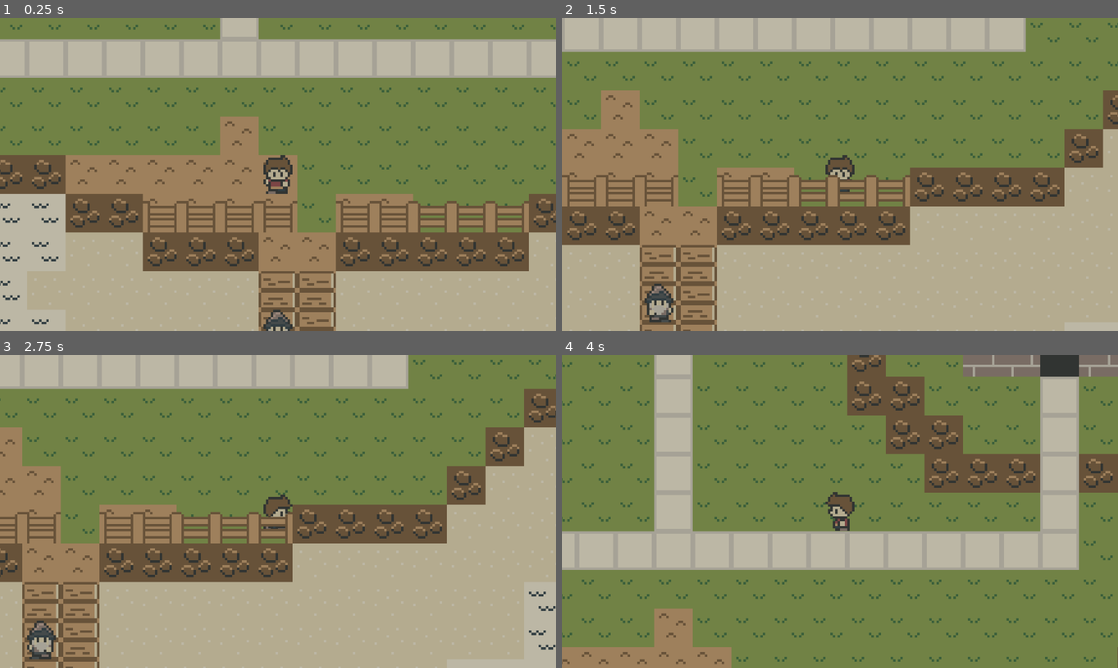
Above: before the commit, frames 1-4 (two rows, left to right).
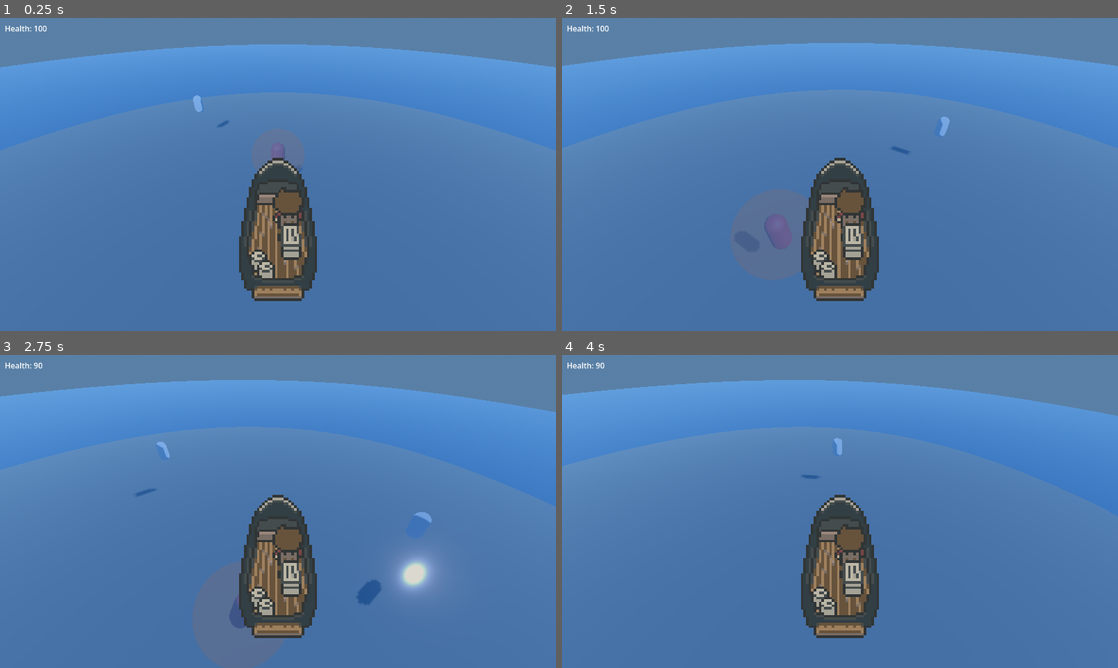
Above: after the commit, the same moments.

Repository: onebit-aidan-kris/scary-fish-jam
Game: Godot game, scene res://scenes/levels/fishing/fishing_level.tscn
Two runs of this game, one before a commit and one after it. Both use one fixed random seed, a clock stepped at 60 frames per second and the inputs below. Before the commit the project starts from res://scenes/levels/town/town_level.tscn.
Inputs (mouse positions are in pixels of both pictures, inside the frame that each line leads up to):
- Up to frame 1 (0.25 s): no input
- Up to frame 2 (1.5 s): move the mouse to (962, 158) at 0.52 s; hold D (move_right) 0.53-1.28 s; hold Ctrl (crouch) 0.53-1.28 s; tap Space (jump) at 0.77 s; move the mouse to (728, 190) at 1.27 s; hold S (move_backward) from 1.28 s (still down); tap E (interact) at 1.35 s
- Up to frame 3 (2.75 s): tap Space (jump) at 1.52 s; move the mouse to (333, 442) at 2.02 s; release S (move_backward) at 2.03 s; hold D (move_right) from 2.03 s (still down); tap Shift (net_arm) at 2.1 s
- Up to frame 4 (4 s): move the mouse to (812, 574) at 2.77 s; release D (move_right) at 2.78 s; hold W (move_forward) 2.78-3.53 s; tap Ctrl (crouch) at 2.85 s; tap Space (jump) at 3.02, 3.77 s; move the mouse to (1006, 558) at 3.52 s; hold A (move_left) from 3.53 s (still down); tap E (interact) at 3.6 s

The runs differ from the first frame. In frame 1, 99% of the frame differs, in the area x 0-100%, y 0-100%; in frame 2, 99%; in frame 3, 99%; in frame 4, 100%.

Commit message:
Add boat-oblique

Diff:
--- a/project/project.godot
+++ b/project/project.godot
@@ -12,7 +12,7 @@
 
 config/name="scary-fish-jam"
 config/version="0.1.0"
-run/main_scene="uid://b6mr0x45oaqyx"
+run/main_scene="uid://dku1y8g8g5cu1"
 config/features=PackedStringArray("4.6", "GL Compatibility")
 config/icon="res://icon.svg"
 
--- a/project/scenes/levels/fishing/fishing_level.tscn
+++ b/project/scenes/levels/fishing/fishing_level.tscn
@@ -9,11 +9,12 @@
 [ext_resource type="AudioStream" uid="uid://dxrviqr8wqvij" path="res://assets/sounds/sonar_ping.mp3" id="6_58dmq"]
 [ext_resource type="Script" uid="uid://bk0gw6mycptk4" path="res://scenes/levels/fishing/patrol_behavior.gd" id="7_patrol"]
 [ext_resource type="Script" uid="uid://cekc6g7lxcrvs" path="res://scenes/levels/fishing/net_arc.gd" id="7_uk7uj"]
+[ext_resource type="Texture2D" uid="uid://clkjkjt7iqhns" path="res://assets/spritesheets/boat-oblique.png" id="8_1jjmo"]
 [ext_resource type="AudioStream" uid="uid://bstgfyfprod26" path="res://assets/sounds/wind_standard.mp3" id="9_asivi"]
 [ext_resource type="Script" uid="uid://qh6mkd6mxe0t" path="res://scenes/levels/fishing/vision_cone.gd" id="11_vcone"]
 [ext_resource type="Script" uid="uid://comou8l10poef" path="res://scripts/components/fish/attackable.gd" id="12_attack"]
 [ext_resource type="Script" uid="uid://bba01x3j11oyw" path="res://scripts/components/fish/player_detectable.gd" id="12_hdgy8"]
-[ext_resource type="PackedScene" path="res://scenes/levels/fishing/hud.tscn" id="13_hud"]
+[ext_resource type="PackedScene" uid="uid://d3f18gvut8igp" path="res://scenes/levels/fishing/hud.tscn" id="13_hud"]
 [ext_resource type="Script" uid="uid://clcjf1cfg352o" path="res://scripts/interfaces/fish/behavior_policy.gd" id="14_jaywq"]
 
 [sub_resource type="ProceduralSkyMaterial" id="ProceduralSkyMaterial_fish"]
@@ -105,6 +106,7 @@
 [node name="LevelConfig" type="Node" parent="." unique_id=159456657]
 script = ExtResource("1_lvlcfg")
 mouse_capture = true
+skip_main_menu = true
 metadata/_custom_type_script = "uid://bu2q2x32c2nug"
 
 [node name="WorldEnvironment" type="WorldEnvironment" parent="." unique_id=29963070]
@@ -128,6 +130,7 @@
 script = ExtResource("3_boat")
 
 [node name="Hull" type="MeshInstance3D" parent="Boat" unique_id=1565644560]
+visible = false
 mesh = SubResource("HullMesh_fish")
 surface_material_override/0 = SubResource("BoatMat_fish")
 
@@ -150,7 +153,7 @@
 stream = ExtResource("6_58dmq")
 
 [node name="Camera3D" type="Camera3D" parent="Boat" unique_id=1783302527]
-transform = Transform3D(1, 0, 0, 0, 0.866, -0.5, 0, 0.5, 0.866, 0, 4, 6)
+transform = Transform3D(1, 0, 0, 0, 0.76604444, 0.6427876, 0, -0.6427876, 0.76604444, 0, 5, 4)
 current = true
 
 [node name="BoatHitbox" type="CollisionShape3D" parent="Boat" unique_id=1935071213]
@@ -160,6 +163,12 @@
 
 [node name="NetArc" type="MeshInstance3D" parent="Boat" unique_id=2085994952]
 script = ExtResource("7_uk7uj")
+
+[node name="BoatSprite" type="Sprite3D" parent="Boat" unique_id=524767218]
+pixel_size = 0.08
+billboard = 1
+texture_filter = 0
+texture = ExtResource("8_1jjmo")
 
 [node name="Wind" type="AudioStreamPlayer" parent="." unique_id=162279767]
 stream = ExtResource("9_asivi")
--- a/project/scenes/levels/fishing/hud.tscn
+++ b/project/scenes/levels/fishing/hud.tscn
@@ -1,19 +1,20 @@
-[gd_scene format=3]
+[gd_scene format=3 uid="uid://d3f18gvut8igp"]
 
-[ext_resource type="Script" path="res://scenes/levels/fishing/hud.gd" id="1_hud"]
+[ext_resource type="Script" uid="uid://dqfv6blx38e33" path="res://scenes/levels/fishing/hud.gd" id="1_hud"]
 
 [sub_resource type="Theme" id="HudTheme"]
 
-[node name="HUD" type="CanvasLayer"]
+[node name="HUD" type="CanvasLayer" unique_id=1381140697]
 script = ExtResource("1_hud")
 
-[node name="VBoxContainer" type="VBoxContainer" parent="."]
+[node name="VBoxContainer" type="VBoxContainer" parent="." unique_id=751762014]
 offset_left = 10.0
 offset_top = 10.0
 offset_right = 150.0
 offset_bottom = 60.0
 theme = SubResource("HudTheme")
 
-[node name="HealthLabel" type="Label" parent="VBoxContainer"]
+[node name="HealthLabel" type="Label" parent="VBoxContainer" unique_id=2111020460]
+custom_minimum_size = Vector2(140, 40)
+layout_mode = 2
 text = "Health: 100"
-custom_minimum_size = Vector2(140, 40)
Binary file added: project/assets/spritesheets/boat-oblique.aseprite
Binary file added: project/assets/spritesheets/boat-oblique.png
Not shown, added: project/assets/spritesheets/boat-oblique.png.import
